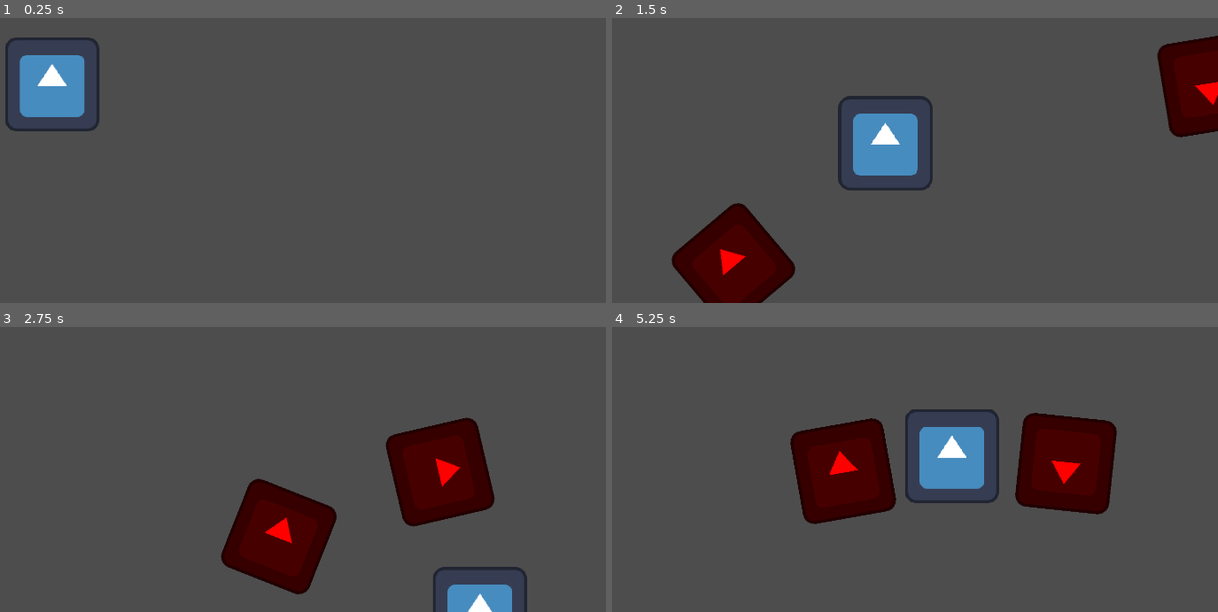
Above: before the commit, frames 1-4 (two rows, left to right).
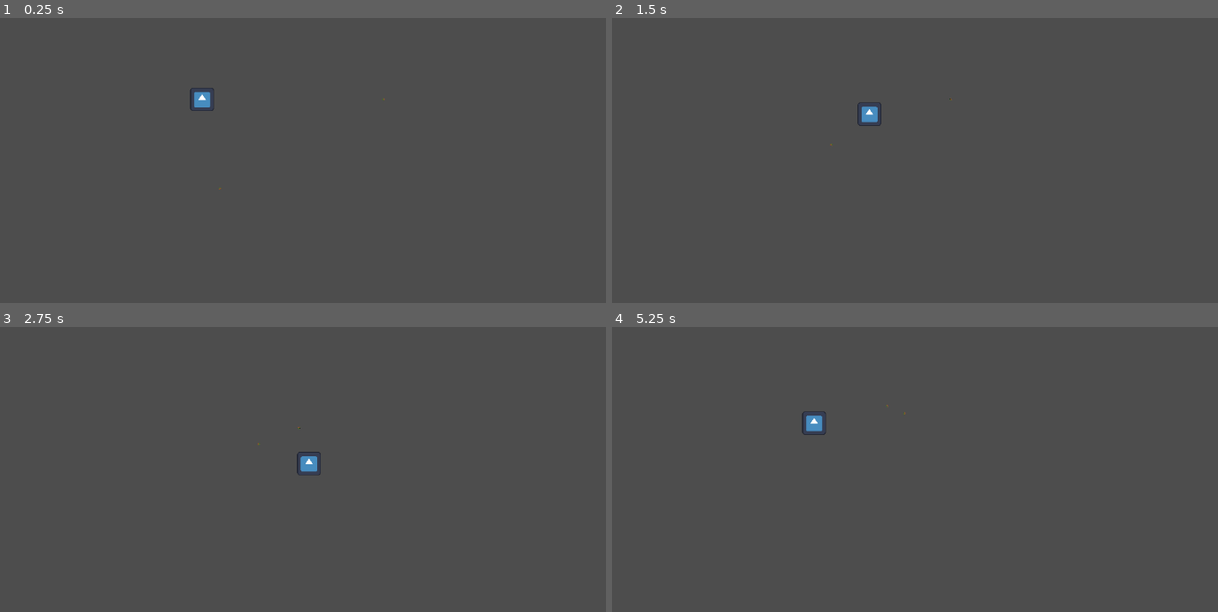
Above: after the commit, the same moments.

Repository: Auseawesome/a-gneiss-expedition
Game: Godot game, scene res://Scenes/Test.tscn
The game is run twice, just before and just after one commit, with the same random seed, the same clock (stepped at 60 frames per second) and the same inputs. This scene is started directly instead of the project's main scene. The engine's default icon, where the game draws it, is replaced by a stand-in: a white triangle on a blue panel in a dark square.
Inputs:
- Up to frame 1 (0.25 s): no input
- Up to frame 2 (1.5 s): tap Enter at 0.5 s; hold Right (ui_right) 0.53-1.28 s; hold Down (ui_down) from 1.28 s (still down)
- Up to frame 3 (2.75 s): release Down (ui_down) at 2.03 s; hold Right (ui_right) from 2.03 s (still down)
- Up to frame 4 (5.25 s): release Right (ui_right) at 2.78 s; hold Up (ui_up) 2.78-3.53 s; hold Left (ui_left) 3.53-5.03 s; hold Down (ui_down) from 5.03 s (still down)

The runs differ from the first frame. In frame 1, 3.2% of the frame differs, in the area x 0-64%, y 6-61%; in frame 2, 11%; in frame 3, 12%; in frame 4, 13%, in the area x 29-84%, y 27-70%.

Commit message:
Basic goblin texture

Diff:
--- a/Scenes/Goblin.tscn
+++ b/Scenes/Goblin.tscn
@@ -1,20 +1,20 @@
-[gd_scene format=3 uid="uid://dinf0ylka4i6a"]
+[gd_scene format=3 uid="uid://y541mk6ieeac"]
 
-[ext_resource type="Texture2D" uid="uid://oodcaeciyqqp" path="res://icon.svg" id="1_564fj"]
 [ext_resource type="Script" uid="uid://vqekr1w8btas" path="res://Scripts/goblin.gd" id="1_wqigr"]
+[ext_resource type="Texture2D" uid="uid://bswubkyt6par0" path="res://object_textures/goblin.png" id="2_wqigr"]
 
-[sub_resource type="RectangleShape2D" id="RectangleShape2D_wqigr"]
-size = Vector2(116, 114)
+[sub_resource type="CapsuleShape2D" id="CapsuleShape2D_128dr"]
+radius = 5.0
+height = 12.0
 
 [node name="Goblin" type="CharacterBody2D" unique_id=907832722]
 script = ExtResource("1_wqigr")
 
 [node name="Sprite2D" type="Sprite2D" parent="." unique_id=1247923362]
-modulate = Color(0.9999277, 0, 0.0227876, 1)
-self_modulate = Color(1, 0.023529412, 0.047058824, 1)
-texture = ExtResource("1_564fj")
+rotation = -1.5707964
+texture = ExtResource("2_wqigr")
 
 [node name="CollisionShape2D" type="CollisionShape2D" parent="." unique_id=1886082092]
-shape = SubResource("RectangleShape2D_wqigr")
+shape = SubResource("CapsuleShape2D_128dr")
 
 [node name="RayCast2D" type="RayCast2D" parent="." unique_id=738826548]
--- a/project.godot
+++ b/project.godot
@@ -21,7 +21,6 @@
 
 [display]
 
-window/stretch/scale=4.0
 window/stretch/scale_mode="integer"
 
 [input]
Binary file added: object_textures/goblin.png
Not shown, added: object_textures/goblin.png.import
